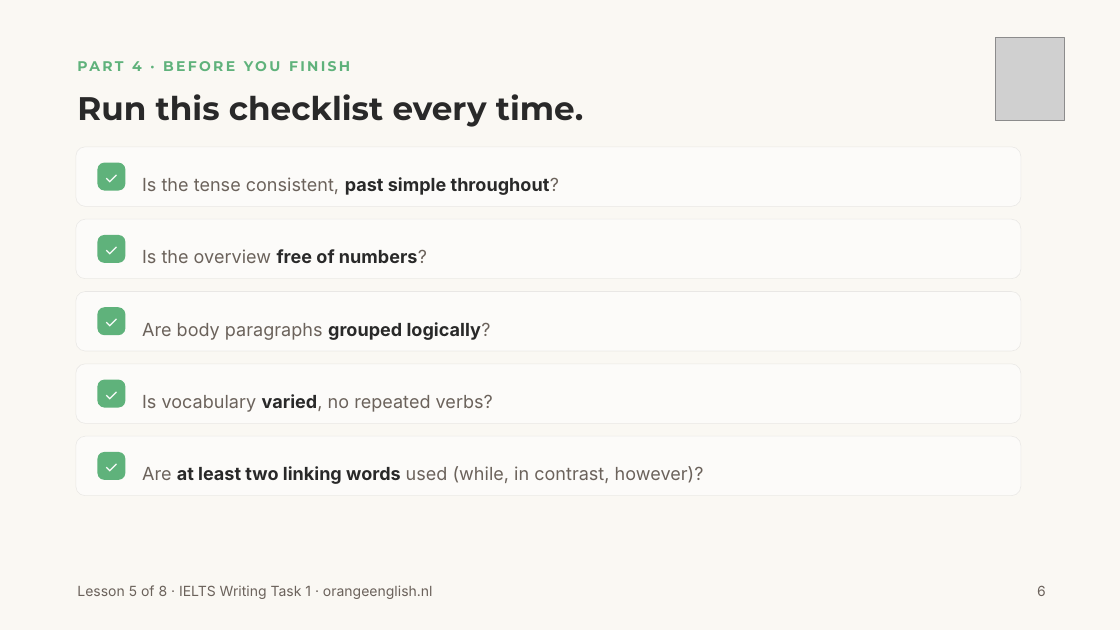
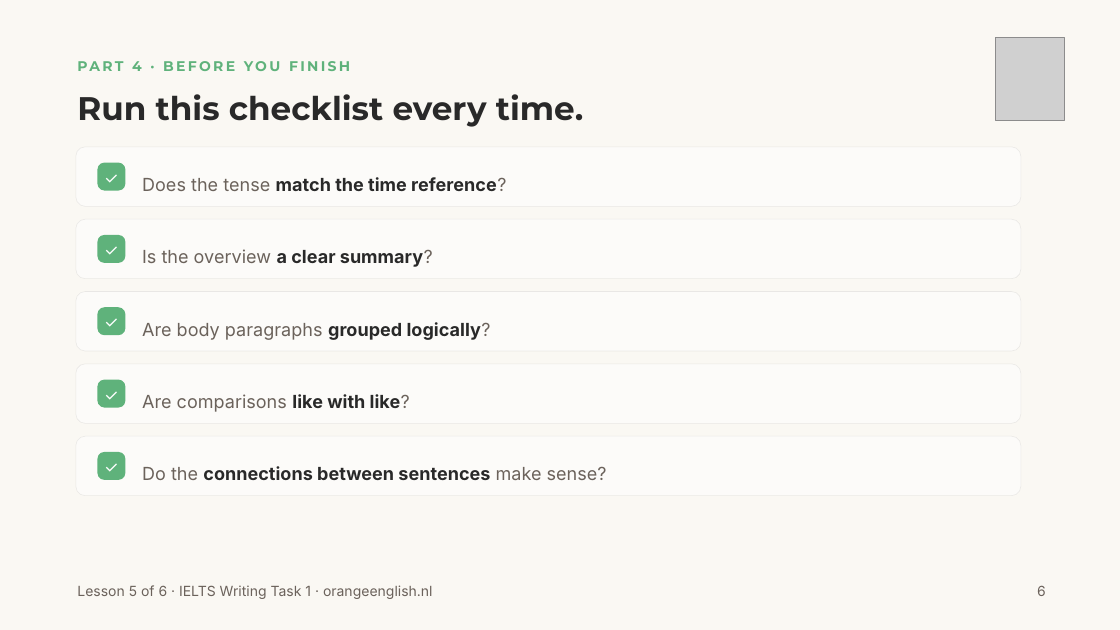
Before and after one commit to orangeenglishielts/linegraphs, a slide deck: slide 6 of OrangeEnglish_Lesson5_WritingPractice.pptx. Drawn at 1120x630 pixels with LibreOffice and Linux fonts; fonts in the diff are those of the drawing; grey boxes stand for pictures; background and template pictures are left out. Boxes give left, top, right and bottom in pixels: in the first picture for what was removed or moved away, otherwise in the second. Text is boxed around its words. In the diff, an @@ line names an element or a change of style, - is before the commit and + after.

```diff
--- a/OrangeEnglish_Lesson5_WritingPractice.pptx
+++ b/OrangeEnglish_Lesson5_WritingPractice.pptx
@@ text at (x1=142, y1=177, x2=506, y2=191): text changed; text colour #6B625B to #292929; bold on @@
-Is the tense consistent, past simple throughout?
+Does the tense match the time reference?
@@ text at (x1=142, y1=249, x2=433, y2=267): text changed @@
-Is the overview free of numbers?
+Is the overview a clear summary?
@@ text at (x1=142, y1=394, x2=410, y2=412): text changed @@
-Is vocabulary varied, no repeated verbs?
+Are comparisons like with like?
@@ text at (x1=142, y1=466, x2=607, y2=480): text changed; text colour #6B625B to #292929; bold on @@
-Are at least two linking words used (while, in contrast, however)?
+Do the connections between sentences make sense?
@@ text at (x1=77, y1=585, x2=433, y2=599): text changed @@
-Lesson 5 of 8 · IELTS Writing Task 1 · orangeenglish.nl
+Lesson 5 of 6 · IELTS Writing Task 1 · orangeenglish.nl
```
Also in this commit, not shown: 7 other slides changed, 45 other files.
